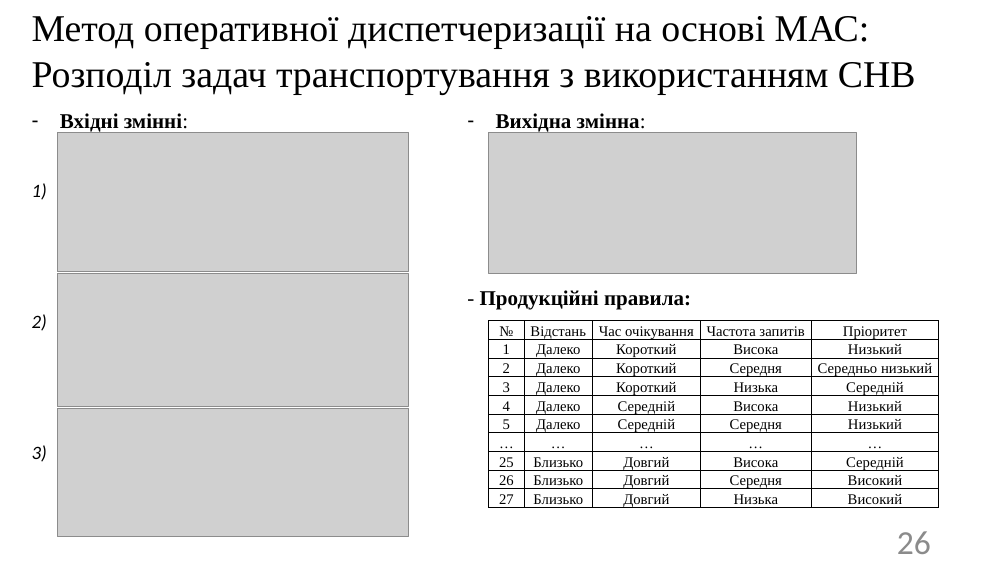
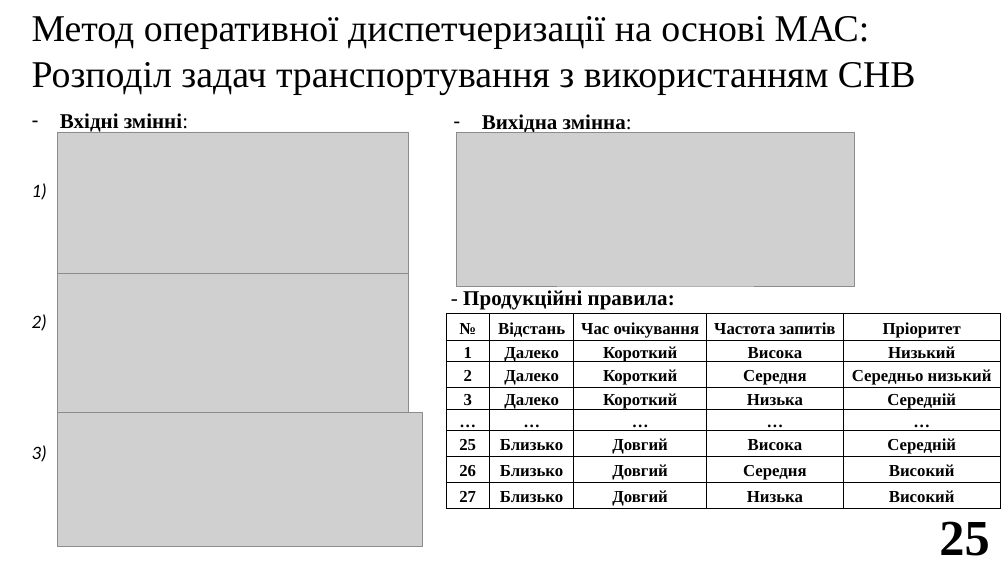
Before and after one commit to SPS-ik/diss, a slide deck: slide 25 of !pres.pptx (slide 26 before the commit). Drawn at 1008x567 pixels with LibreOffice and Linux fonts; fonts in the diff are those of the drawing; grey boxes stand for pictures. Boxes give left, top, right and bottom in pixels: in the first picture for what was removed or moved away, otherwise in the second. Text is boxed around its words. In the diff, an @@ line names an element or a change of style, - is before the commit and + after.

```diff
--- a/!pres.pptx
+++ b/!pres.pptx
@@ text "Вихідна змінна:": place and size @@
-text "Вихідна змінна:" at (496,113,646,133)
+text "Вихідна змінна:" at (482,114,632,134)
@@ picture: place and size @@
-picture at (489,132,857,274)
+picture at (456,132,854,286)
@@ picture: place and size @@
-picture at (57,274,409,406)
+picture at (57,274,409,413)
@@ text "- Продукційні правила:": place and size @@
-text "- Продукційні правила:" at (480,290,691,310)
+text "- Продукційні правила:" at (463,290,675,310)
@@ table at (446,314,1001,514) @@
-row 5: 4 | Далеко | Середній | Висока | Низький
-row 6: 5 | Далеко | Середній | Середня | Низький
@@ table: place and size @@
-table at (489,321,939,523)
+table at (446,314,1001,514)
@@ picture: place and size @@
-picture at (57,408,409,537)
+picture at (57,413,423,547)
@@ page number removed at (897,531,931,554) @@
-26
@@ page number added at (939,521,989,556), 48 pt, text #000000, bold @@
+25
```
Also in this commit, not shown: 28 other slides changed, 1 slide added, 1 slide removed.
